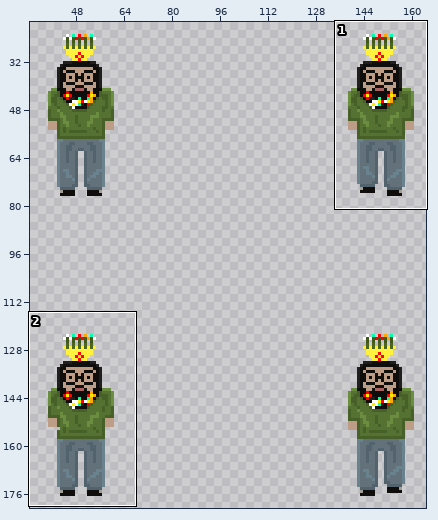
Two versions of one sprite sheet, sprite/steven avant couronne.png. Above, an overview of the earlier version with the close-up marked.
Close-up. Before the edit:
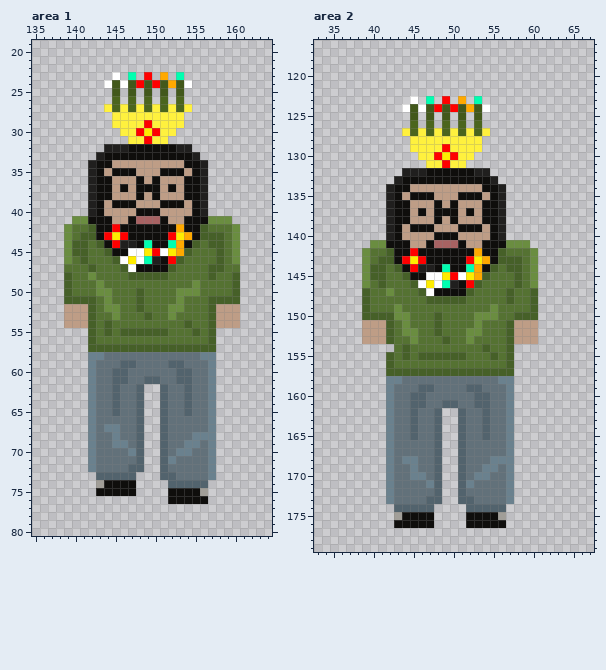
The file is 200x200 pixels. Shown: area 1: x 135..164, y 19..80; area 2: x 33..67, y 116..179. The wide view leaves out empty margins.
The same view after the edit:
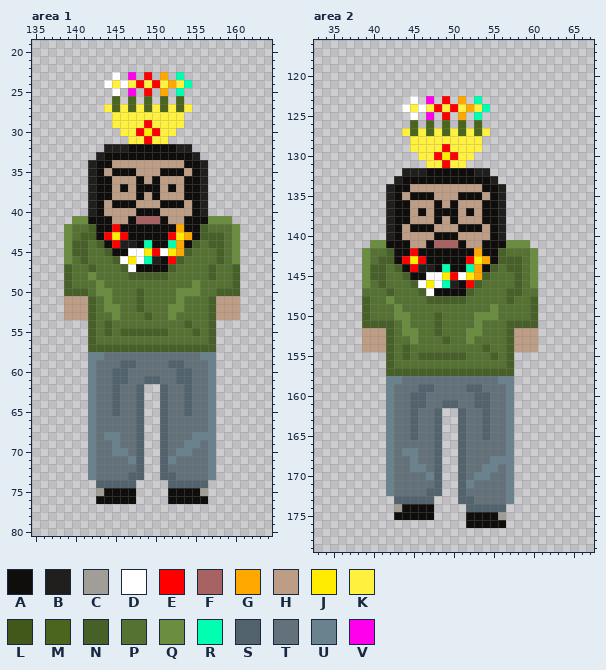
Palette (. is transparent): A #0f0e0c  B #201f1e  C #a19e98  D #ffffff  E #ff0000  F #a76262  G #ffa900  H #be9d86  J #ffec00  K #fff13e  L #42581b  M #4b651d  N #466028  P #557232  Q #6a8d40  R #00ffb0  S #52636d  T #62717a  U #6a818e  V #ff00ec
The exact change:
Area 1:
Colour A is added in row 76 at x 143 to 147.
Colour C replaces colour A in row 75 at x 143.
Colour D replaces colour L in row 25 at x 145.
Colour E replaces colour L in row 25 at x 149.
Colour G replaces colour L in row 25 at x 151.
Colour H replaces colour N in row 51 at x 139 to 141 and 158 to 160.
Colour K replaces colour L in row 24 at x 145, 147, 149, 151 and 153.
Colour N replaces colour P in row 47 at x 139 and 160; in row 50 at x 140 to 141 and 158 to 159.
Colour P replaces colour N in row 47 at x 158.
Colour R replaces colour D in row 24 at x 154.
Colour R replaces colour L in row 25 at x 153.
Colour S is added in row 73 at x 148.
Colour S replaces colour A in row 74 at x 144 to 147.
Colour S replaces colour C in row 74 at x 143.
Colour T replaces colour S in row 72 at x 147; in row 73 at x 143 to 146.
Colour T replaces colour U in row 67 at x 144 to 145; in row 69 at x 146; in row 70 at x 147.
Colour U is added in row 73 at x 142.
Colour U replaces colour T in row 68 at x 144; in row 70 at x 145 to 146; in row 71 at x 147.
Colour V replaces colour L in row 25 at x 147.
Colour V replaces colour R in row 23 at x 147.
The edit erases colour H in row 54 at x 139 to 141 and 158 to 160.
Area 2:
Colour A replaces colour C in row 175 at x 43.
Colour A replaces colour S in row 174 at x 44 to 47.
Colour C replaces colour S in row 174 at x 43.
Colour D replaces colour L in row 125 at x 45.
Colour E replaces colour L in row 125 at x 49.
Colour G replaces colour L in row 125 at x 51.
Colour H is added in row 154 at x 39 to 41 and 58 to 60.
Colour K replaces colour L in row 124 at x 45, 47, 49, 51 and 53.
Colour N is added in row 154 at x 42.
Colour N replaces colour H in row 151 at x 39 to 41 and 58 to 60.
Colour N replaces colour P in row 147 at x 58.
Colour N replaces colour Q in row 147 at x 42.
Colour P replaces colour N in row 147 at x 39 and 60; in row 150 at x 40 to 42 and 58 to 59.
Colour Q replaces colour P in row 148 at x 42.
Colour R replaces colour D in row 124 at x 54.
Colour R replaces colour L in row 125 at x 53.
Colour S replaces colour T in row 172 at x 47; in row 173 at x 43 to 46.
Colour T replaces colour U in row 168 at x 44; in row 170 at x 45 to 46; in row 171 at x 47.
Colour U replaces colour T in row 167 at x 44 to 45; in row 169 at x 46; in row 170 at x 47.
Colour V replaces colour L in row 125 at x 47.
Colour V replaces colour R in row 123 at x 47.
The edit erases colour A in row 176 at x 43 to 47.
The edit erases colour S in row 173 at x 48.
The edit erases colour U in row 173 at x 42.
Boxes around the changes in both close-ups, in picture pixels (x1, y1, x2, y2):
changed: (112, 72, 192, 96)
changed: (64, 264, 88, 328)
changed: (216, 264, 240, 328)
changed: (88, 424, 144, 504)
changed: (410, 96, 490, 120)
changed: (362, 288, 394, 352)
changed: (514, 288, 538, 352)
changed: (386, 448, 442, 528)
